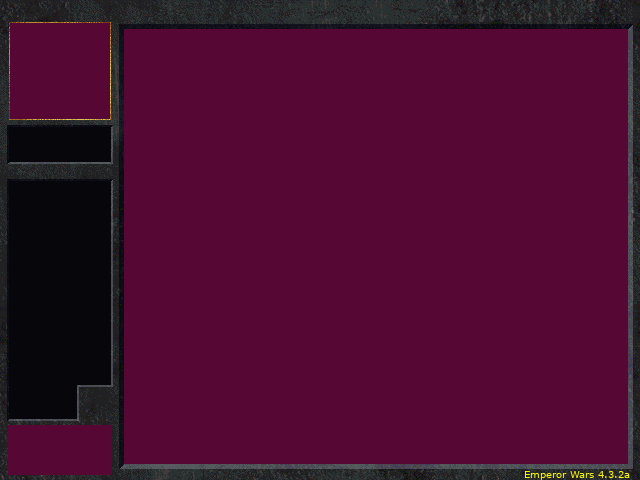
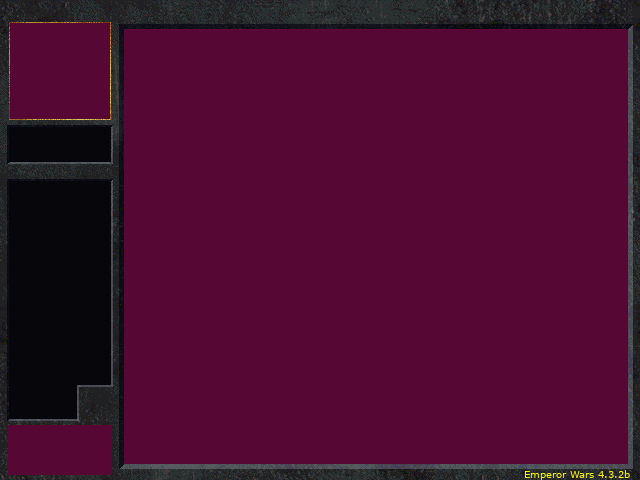
Two versions of the same layered image (640 x 480). Layer-by-layer changes:
renamed "Emperor Wars 4.3.2a" to "Emperor Wars 4.3.2b", painted on it over [624, 470, 630, 478]
